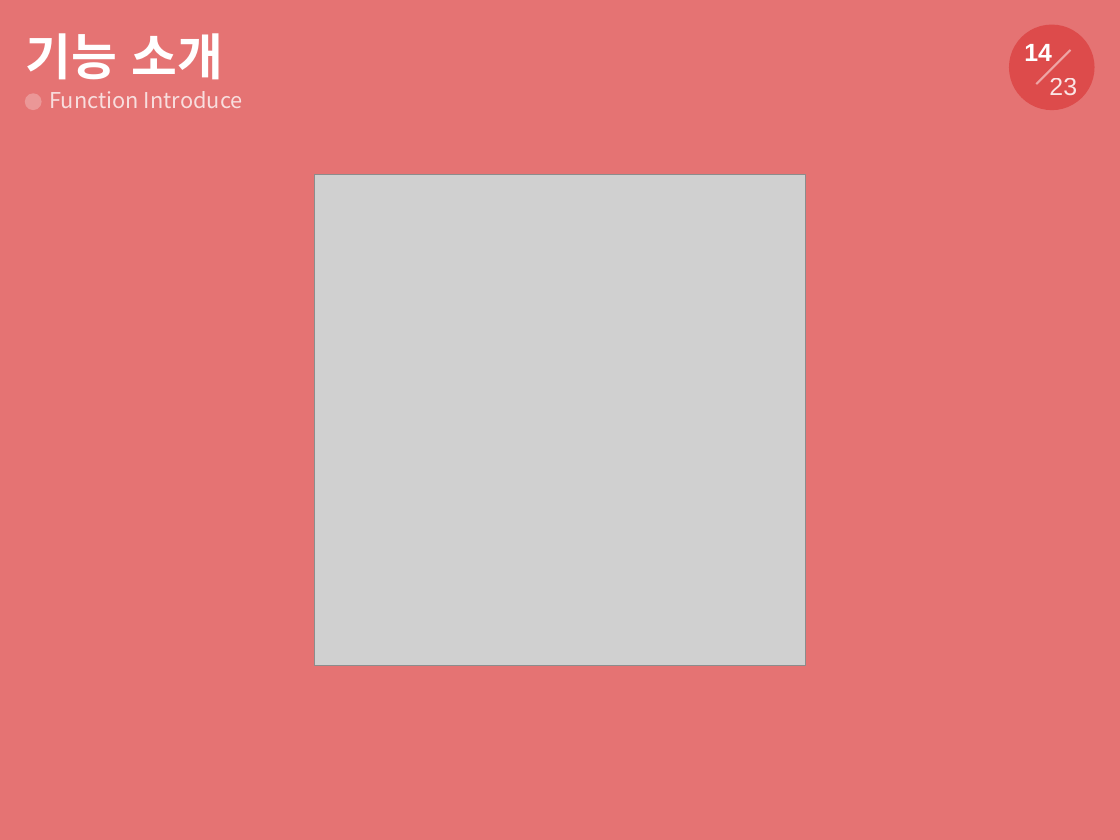
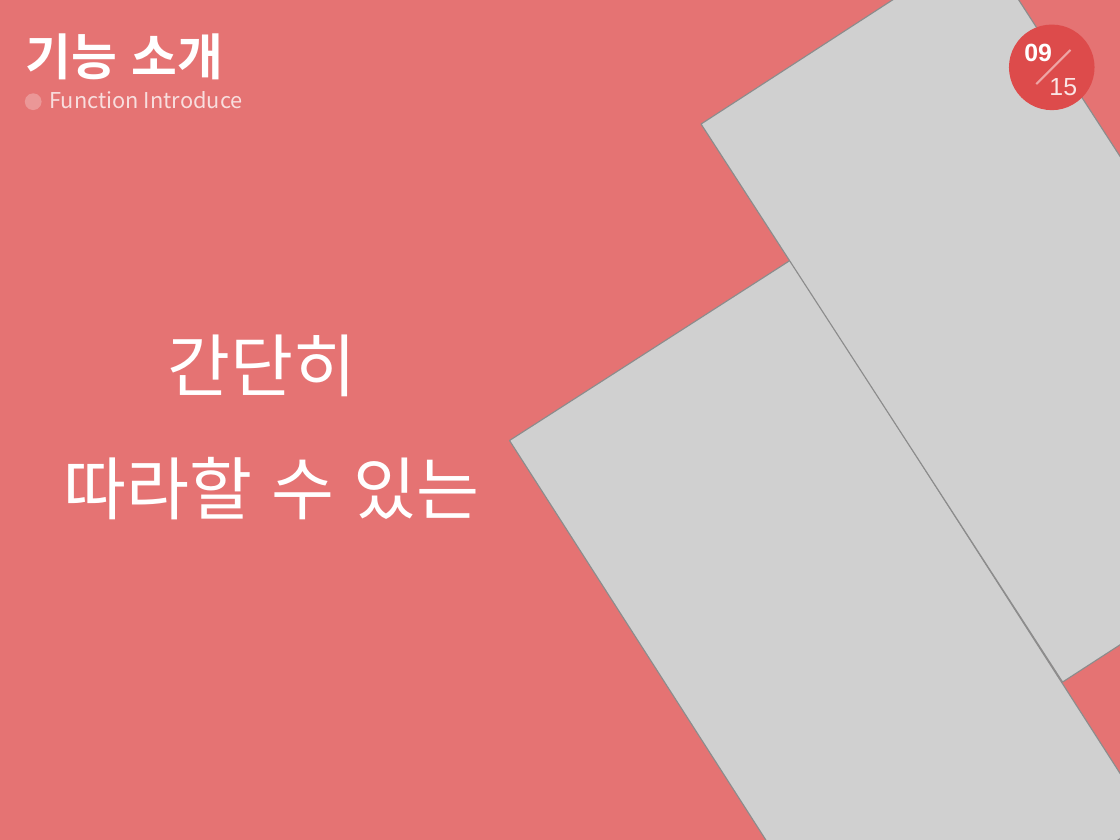
Before and after one commit to tornadoblot/Kangwondo, a slide deck: slide 9 of ppt/효돌이ppt.pptx (slide 14 before the commit). Drawn at 1120x840 pixels with LibreOffice and Linux fonts; fonts in the diff are those of the drawing; grey boxes stand for pictures. Boxes give left, top, right and bottom in pixels: in the first picture for what was removed or moved away, otherwise in the second. Text is boxed around its words. In the diff, an @@ line names an element or a change of style, - is before the commit and + after.

```diff
--- a/ppt/효돌이ppt.pptx
+++ b/ppt/효돌이ppt.pptx
@@ picture added at (701, 0, 1120, 682) @@
@@ text at (1024, 43, 1052, 61): text changed @@
-14
+09
@@ text at (1049, 78, 1077, 95): text changed @@
-23
+15
@@ picture removed at (315, 175, 805, 665) @@
@@ picture added at (510, 260, 1120, 840) @@
@@ text added at (63, 334, 480, 520), 44 pt, text #FFFFFF @@
+간단히
+따라할 수 있는
```
Also in this commit, not shown: 9 other slides changed, 8 slides removed.
